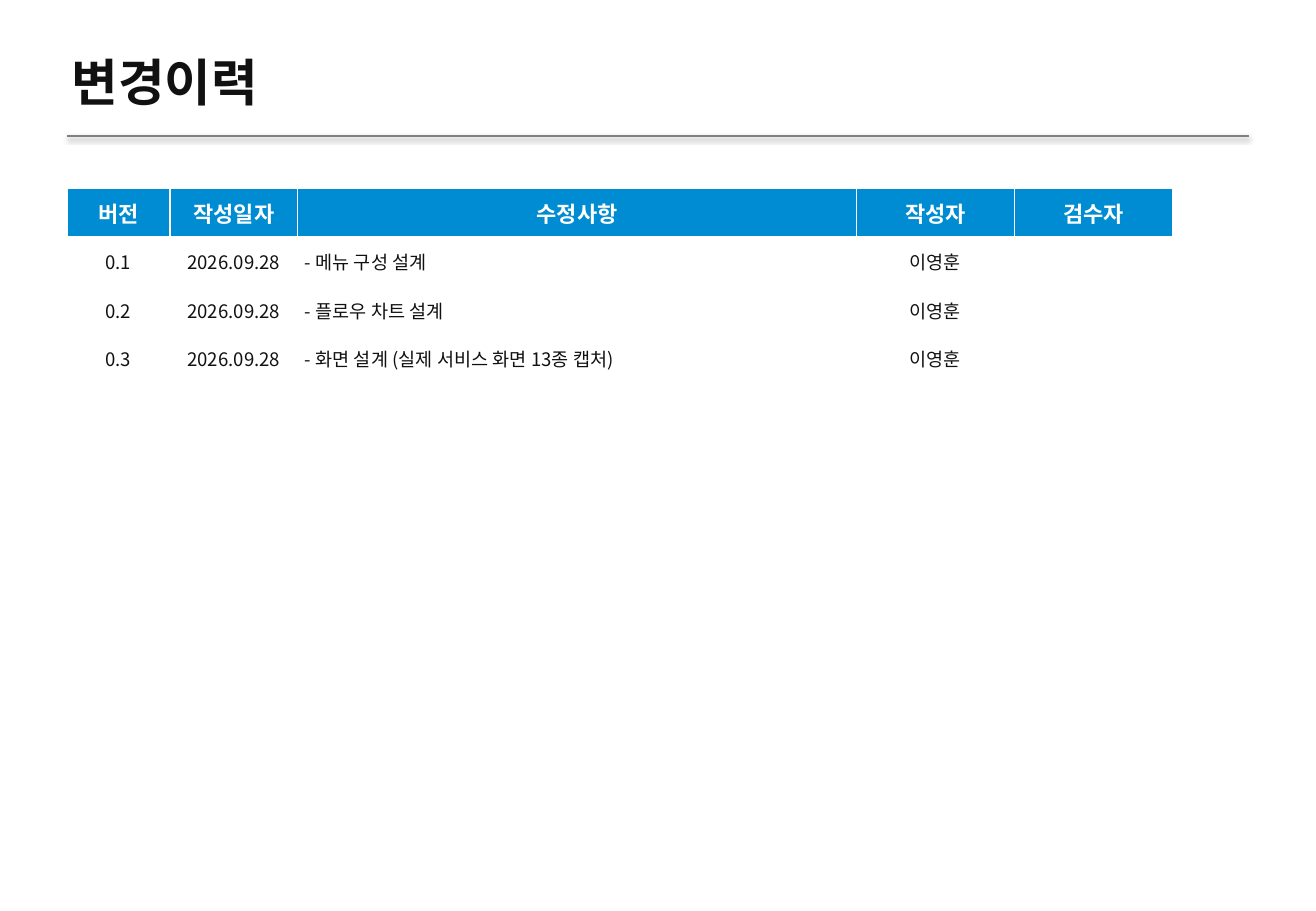
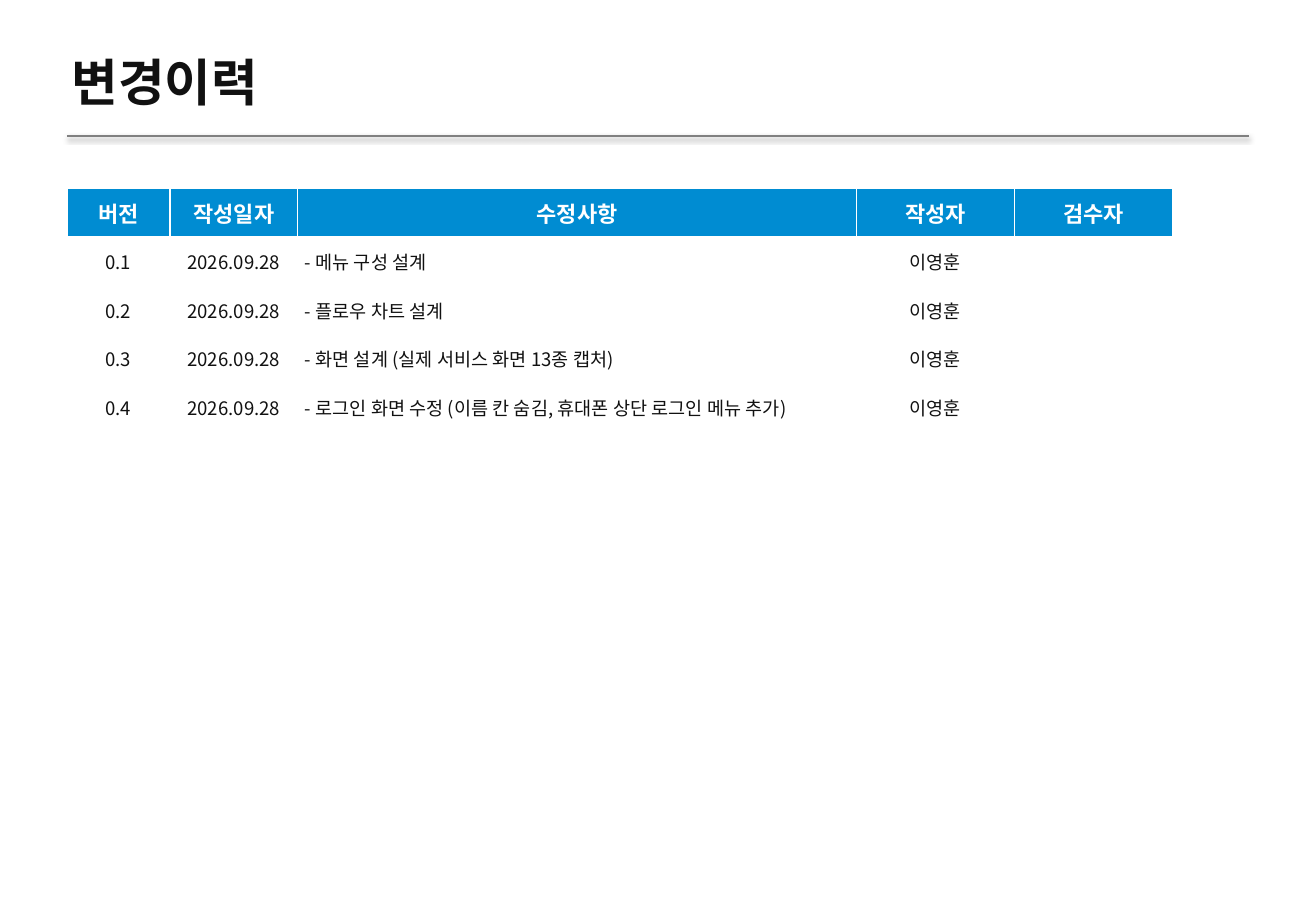
Before and after one commit to lee020304/goodoc-demo, a slide deck: slide 2 of screen/화면설계서_독수리5형제.pptx. Drawn at 1316x911 pixels with LibreOffice and Linux fonts; fonts in the diff are those of the drawing. Boxes give left, top, right and bottom in pixels: in the first picture for what was removed or moved away, otherwise in the second. Text is boxed around its words. In the diff, an @@ line names an element or a change of style, - is before the commit and + after.

```diff
--- a/screen/화면설계서_독수리5형제.pptx
+++ b/screen/화면설계서_독수리5형제.pptx
@@ table at box(67, 188, 1173, 423) @@
-row 5:  |  |  |  | 
+row 5: 0.4 | 2026.09.28 | - 로그인 화면 수정 (이름 칸 숨김, 휴대폰 상단 로그인 메뉴 추가) | 이영훈 | 
```
Also in this commit, not shown: 2 other slides changed, 33 other files.
